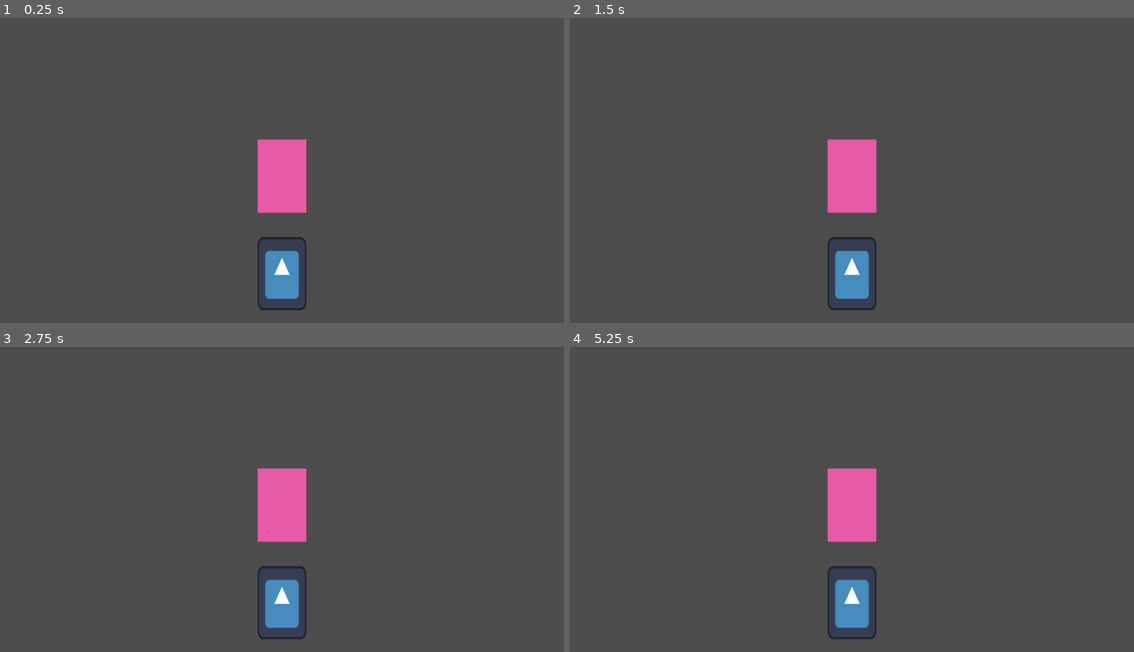
Above: before the commit, frames 1-4 (two rows, left to right).
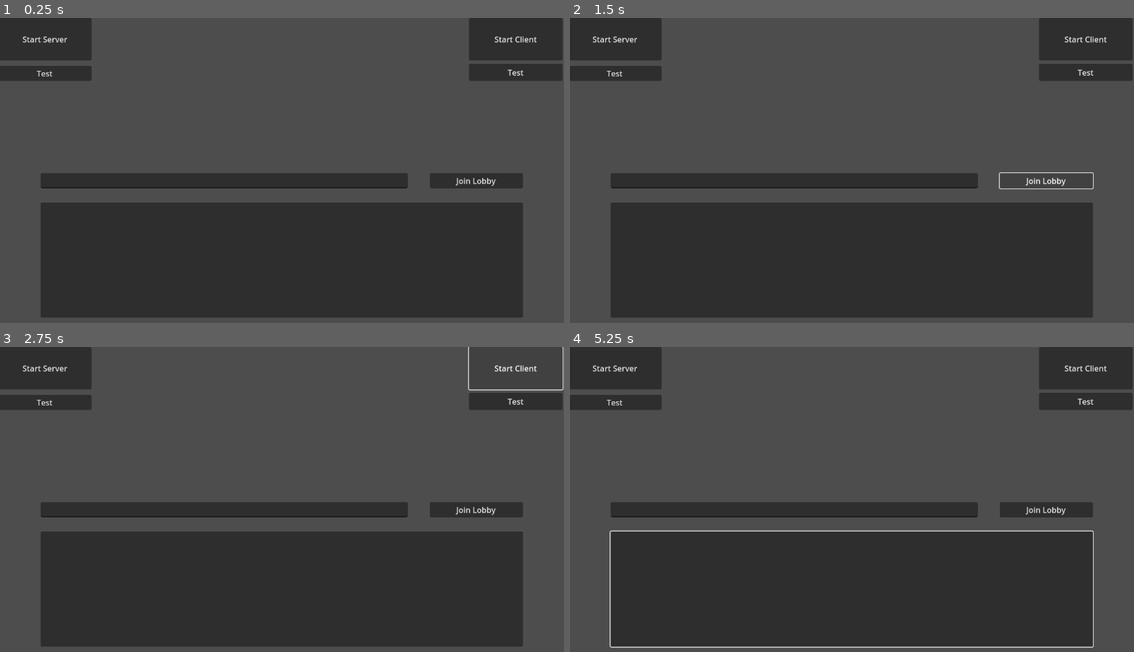
Above: after the commit, the same moments.

Repository: jaoc1811/card-game-jam
Game: Godot game, scene res://Scenes/multiplayer.tscn
Same seed, same stepped clock (60 frames per second), same inputs: the game is played once before the commit and once after it. Before the commit the project starts from res://Scenes/jo.tscn. The engine's default icon, where the game draws it, is replaced by a stand-in: a white triangle on a blue panel in a dark square.
Inputs (mouse positions are in pixels of both pictures, inside the frame that each line leads up to):
- Up to frame 1 (0.25 s): no input
- Up to frame 2 (1.5 s): click (852, 274) at 0.52 s; click (1043, 179) at 1.25 s, where only the run after the commit has a clickable "Join Lobby"
- Up to frame 3 (2.75 s): click (513, 368) at 2 s, where only the run after the commit has a clickable "Start Client"
- Up to frame 4 (5.25 s): click (1083, 368) at 2.75 s, where only the run after the commit has a clickable "Start Client"; click (1083, 401) at 3.5 s, where only the run after the commit has a clickable "Test"; click (615, 401) at 4.25 s, where only the run after the commit has a clickable "Test"; click (852, 603) at 5.02 s

The runs differ from the first frame. In frame 1, 43% of the frame differs, in the area x 0-100%, y 0-99%; in frame 2, 43%; in frame 3, 41%; in frame 4, 44%.

Commit message:
feat: client and player control

Diff:
--- a/Scenes/multiplayer.tscn
+++ b/Scenes/multiplayer.tscn
@@ -1,13 +1,8 @@
-[gd_scene load_steps=5 format=3 uid="uid://cspys13qu3qwh"]
+[gd_scene load_steps=4 format=3 uid="uid://cspys13qu3qwh"]
 
 [ext_resource type="Script" path="res://scripts/Multiplayer/peer.gd" id="1_2xwat"]
 [ext_resource type="Script" path="res://scripts/Multiplayer/server.gd" id="2_bofr6"]
 [ext_resource type="Script" path="res://scripts/Multiplayer/client.gd" id="3_3qu23"]
-
-[sub_resource type="SceneReplicationConfig" id="SceneReplicationConfig_6mmig"]
-properties/0/path = NodePath("Home/Lobby:process_mode")
-properties/0/spawn = true
-properties/0/replication_mode = 1
 
 [node name="Multiplayer" type="Control"]
 layout_mode = 3
@@ -28,7 +23,8 @@
 [node name="Client" type="Node" parent="Peer"]
 script = ExtResource("3_3qu23")
 
-[node name="Home" type="Node" parent="."]
+[node name="Home" type="Control" parent="."]
+anchors_preset = 0
 
 [node name="StartServer" type="Button" parent="Home"]
 offset_right = 190.0
@@ -55,15 +51,16 @@
 text = "Test
 "
 
-[node name="Lobby" type="Node" parent="Home"]
+[node name="LobbyBoard" type="Control" parent="Home"]
+anchors_preset = 0
 
-[node name="Lobbies" type="ItemList" parent="Home/Lobby"]
+[node name="Lobbies" type="ItemList" parent="Home/LobbyBoard"]
 offset_left = 86.0
 offset_top = 378.0
 offset_right = 1071.0
 offset_bottom = 614.0
 
-[node name="JoinButton" type="Button" parent="Home/Lobby"]
+[node name="JoinButton" type="Button" parent="Home/LobbyBoard"]
 offset_left = 881.0
 offset_top = 318.0
 offset_right = 1071.0
@@ -71,17 +68,79 @@
 text = "Join Lobby
 "
 
-[node name="LobbyKey" type="LineEdit" parent="Home/Lobby"]
+[node name="LobbyKey" type="LineEdit" parent="Home/LobbyBoard"]
 offset_left = 86.0
 offset_top = 318.0
 offset_right = 836.0
 offset_bottom = 349.0
 
-[node name="MultiplayerSynchronizer" type="MultiplayerSynchronizer" parent="."]
-replication_config = SubResource("SceneReplicationConfig_6mmig")
+[node name="Lobby" type="Control" parent="."]
+visible = false
+anchors_preset = 0
+
+[node name="Players" type="ItemList" parent="Lobby"]
+offset_left = 312.0
+offset_top = 201.0
+offset_right = 795.0
+offset_bottom = 467.0
+
+[node name="ReadyButton" type="CheckButton" parent="Lobby"]
+offset_left = 751.0
+offset_top = 165.0
+offset_right = 795.0
+offset_bottom = 195.0
+
+[node name="ReadyText" type="RichTextLabel" parent="Lobby"]
+offset_left = 699.0
+offset_top = 168.0
+offset_right = 765.0
+offset_bottom = 192.0
+text = "Ready?
+"
+
+[node name="RoomText" type="RichTextLabel" parent="Lobby"]
+offset_left = 319.0
+offset_top = 145.0
+offset_right = 372.0
+offset_bottom = 169.0
+text = "Room:
+"
+
+[node name="PlayersText" type="RichTextLabel" parent="Lobby"]
+offset_left = 319.0
+offset_top = 172.0
+offset_right = 391.0
+offset_bottom = 196.0
+text = "Players:
+"
+
+[node name="StartGameButton" type="Button" parent="Lobby"]
+offset_left = 420.0
+offset_top = 478.0
+offset_right = 516.0
+offset_bottom = 509.0
+text = "Start Game
+"
+
+[node name="LeaveRoomButton" type="Button" parent="Lobby"]
+offset_left = 583.0
+offset_top = 478.0
+offset_right = 686.0
+offset_bottom = 509.0
+text = "Leave Room
+"
+
+[node name="RoomKey" type="RichTextLabel" parent="Lobby"]
+offset_left = 390.0
+offset_top = 145.0
+offset_right = 570.0
+offset_bottom = 169.0
+text = "Room Key
+"
 
 [connection signal="button_down" from="Home/StartServer" to="Peer/Server" method="_on_start_server_button_down"]
 [connection signal="button_down" from="Home/StartClient" to="Peer/Client" method="_on_start_client_button_down"]
 [connection signal="button_down" from="Home/SendTestToServer" to="Peer/Client" method="_on_send_package_button_down"]
 [connection signal="button_down" from="Home/SendTestToClient" to="Peer/Server" method="_on_send_test_to_client_button_down"]
-[connection signal="button_down" from="Home/Lobby/JoinButton" to="Peer/Client" method="_on_join_button_button_down"]
+[connection signal="button_down" from="Home/LobbyBoard/JoinButton" to="Peer/Client" method="_on_join_button_button_down"]
+[connection signal="toggled" from="Lobby/ReadyButton" to="Peer/Client" method="_on_ready_button_toggled"]
--- a/project.godot
+++ b/project.godot
@@ -11,7 +11,7 @@
 [application]
 
 config/name="Card Game Jam"
-run/main_scene="res://scenes/jo.tscn"
+run/main_scene="res://Scenes/multiplayer.tscn"
 config/features=PackedStringArray("4.3", "GL Compatibility")
 config/icon="res://icon.svg"
 
--- a/scripts/Multiplayer/Lobby.gd
+++ b/scripts/Multiplayer/Lobby.gd
@@ -2,9 +2,14 @@
 
 class_name Lobby
 
-var host : int
-var players : Dictionary = {} # <int, Player>
-var key : String = ""
+var host: int
+var players: Dictionary = {}
+var key: String = ""
+var state: State = State.waiting
+
+enum State {
+	waiting, all_ready, game_started, game_ongoing, game_ended
+}
 
 func _init(_player : Player, _key: String):
 	host = _player.id
@@ -14,8 +19,12 @@
 	return {
 		"host": host,
 		"players": players,
-		"key": key
+		"key": key,
+		"state": state
 	}
 
 func add_player(player : Player):
 	players[player.id] = player
+
+func setState(_state: State):
+	state = _state
--- a/scripts/Multiplayer/Player.gd
+++ b/scripts/Multiplayer/Player.gd
@@ -3,11 +3,25 @@
 class_name Player
 
 var id: int = 0
-var alias: String = ""
-var last_card: int = 0
+var lobby_key: = ""
+var state: State = State.created
+
+enum State {
+	created, waiting, ready
+}
 
 func _init(_id: int):
 	id = _id
 
-func set_name(_alias: String):
-	alias = _alias
+func to_dict():
+	return {
+		"id" = id,
+		"lobby_key" = lobby_key,
+		"state" = state
+	}
+
+func set_lobby_key(_lobby_key: String):
+	lobby_key = _lobby_key
+
+func set_state(_state: State):
+	state = _state
--- a/scripts/Multiplayer/client.gd
+++ b/scripts/Multiplayer/client.gd
@@ -1,12 +1,14 @@
 extends Peer
 
+# Data
 var id = 0
+var player = null
 
 # UI
 var item_list = null
 
 func _ready() -> void:
-	item_list = get_node("/root/Multiplayer/Home/Lobby/Lobbies")
+	item_list = get_node("/root/Multiplayer/Home/LobbyBoard/Lobbies")
 	pass
 
 func _process(delta: float) -> void:
@@ -21,6 +23,9 @@
 			if data.message == SignalType.id:
 				id = data.id
 
+			if data.message == SignalType.lobby:
+				player = data.player
+
 			if data.message == SignalType.update:
 				update_ui(data)
 
@@ -29,12 +34,19 @@
 	print("Client started at ws://" + address + ":" + port)
 
 func update_ui(data):
-	item_list.clear()
-	var lobbies = data["lobbies"]
-	for lobby_key in lobbies.keys():
-		var lobby = lobbies[lobby_key]
-		var players = lobby.players
-		item_list.add_item(lobby_key + " (" + str(players.size()) + ") ")
+	# Scene selection
+	if player.state == Player.State.waiting:
+		get_node("/root/Multiplayer/Lobby").visible = true
+		get_node("/root/Multiplayer/Home").visible = false
+
+	# Lobby list
+	if get_node("/root/Multiplayer/Home").visible == true:
+		item_list.clear()
+		var lobbies = data["lobbies"]
+		for lobby_key in lobbies.keys():
+			var lobby = lobbies[lobby_key]
+			var players = lobby.players
+			item_list.add_item(lobby_key + " (" + str(players.size()) + ") ")
 
 # UI
 func _on_start_client_button_down() -> void:
@@ -51,5 +63,14 @@
 	send_package(null, {
 		"id": id,
 		"message": SignalType.lobby,
-		"lobby_Key": get_node("/root/Multiplayer/Home/Lobby/LobbyKey").text
+		"lobby_key": get_node("/root/Multiplayer/Home/LobbyBoard/LobbyKey").text
 	})
+
+
+func _on_ready_button_toggled(toggled_on: bool) -> void:
+	send_package(null, {
+		"id": id,
+		"message": SignalType.player_ready,
+		"lobby_key": player.lobby_key,
+		"value": toggled_on
+	})
--- /dev/null
+++ b/scripts/Multiplayer/game_manager.gd
@@ -0,0 +1,7 @@
+extends Node
+
+func _ready() -> void:
+	pass
+
+func _process(delta: float) -> void:
+	pass
--- a/scripts/Multiplayer/peer.gd
+++ b/scripts/Multiplayer/peer.gd
@@ -3,7 +3,7 @@
 class_name Peer
 
 enum SignalType {
-	id, join, connected, disconected, lobby, ping, update
+	id, join, connected, disconected, ping, lobby, update, player_ready
 }
 
 var socket = WebSocketMultiplayerPeer.new()
--- a/scripts/Multiplayer/server.gd
+++ b/scripts/Multiplayer/server.gd
@@ -4,8 +4,13 @@
 var lobbies: Dictionary = {} # <String, Lobby>
 
 func _ready() -> void:
+	if "--server" in OS.get_cmdline_args():
+		print("hosting on " + str(port))
+		socket.create_server(port)
+
 	socket.connect("peer_connected", peer_connected)
 	socket.disconnect("peer_disconnected", peer_disconnected)
+	pass
 
 
 func _process(delta: float) -> void:
@@ -18,7 +23,10 @@
 			print(data)
 
 			if data.message == SignalType.lobby:
-				join_lobby(data.id, data.lobby_Key)
+				join_lobby(data.id, data.lobby_key)
+
+			if data.message == SignalType.player_ready:
+				handle_player_ready(data.id, data.lobby_key, data.value)
 
 			update_client(data.id)
 
@@ -33,37 +41,48 @@
 		"message": SignalType.id
 	}
 	send_package(id, clients[id])
+	pass
 
 func peer_disconnected(id):
 	clients.erase(id)
+	pass
 
 func join_lobby(client_id: int, lobby_key: String):
 	var player = Player.new(client_id)
+	player.set_state(Player.State.waiting)
 
 	# Inicializa el lobby y define player como host
 	if lobby_key == "":
 		lobby_key = generate_key()
 		lobbies[lobby_key] = Lobby.new(player, lobby_key)
 
+	player.set_lobby_key(lobby_key)
 	if lobbies.has(lobby_key):
 		lobbies[lobby_key].add_player(player)
+		lobby_response(client_id, lobby_key)
 
-		send_package(client_id, {
-			"message": SignalType.connected,
-			"id": client_id,
-			"host": lobbies[lobby_key].host,
-			"player": lobbies[lobby_key].players[client_id]
-		})
+func handle_player_ready(client_id: int, lobby_key: String, value: bool):
+	var player = lobbies[lobby_key].players[client_id]
+	player.set_state(Player.State.ready)
+	lobby_response(client_id, lobby_key)
+
+func lobby_response(client_id: int, lobby_key: String):
+	send_package(client_id, {
+		"message": SignalType.lobby,
+		"id": client_id,
+		"host": lobbies[lobby_key].host,
+		"player": lobbies[lobby_key].players[client_id].to_dict(),
+	})
 
 func update_client(id):
 	var lobbies_dict = {}
 	for lobby in lobbies.keys():
 		lobbies_dict[lobby] = lobbies[lobby].to_dict()
 
-	send_package(null, {
+	send_package(id, {
 		"id": id,
 		"message": SignalType.update,
-		"lobbies": lobbies_dict
+		"lobbies": lobbies_dict,
 	})
 
 # UI
